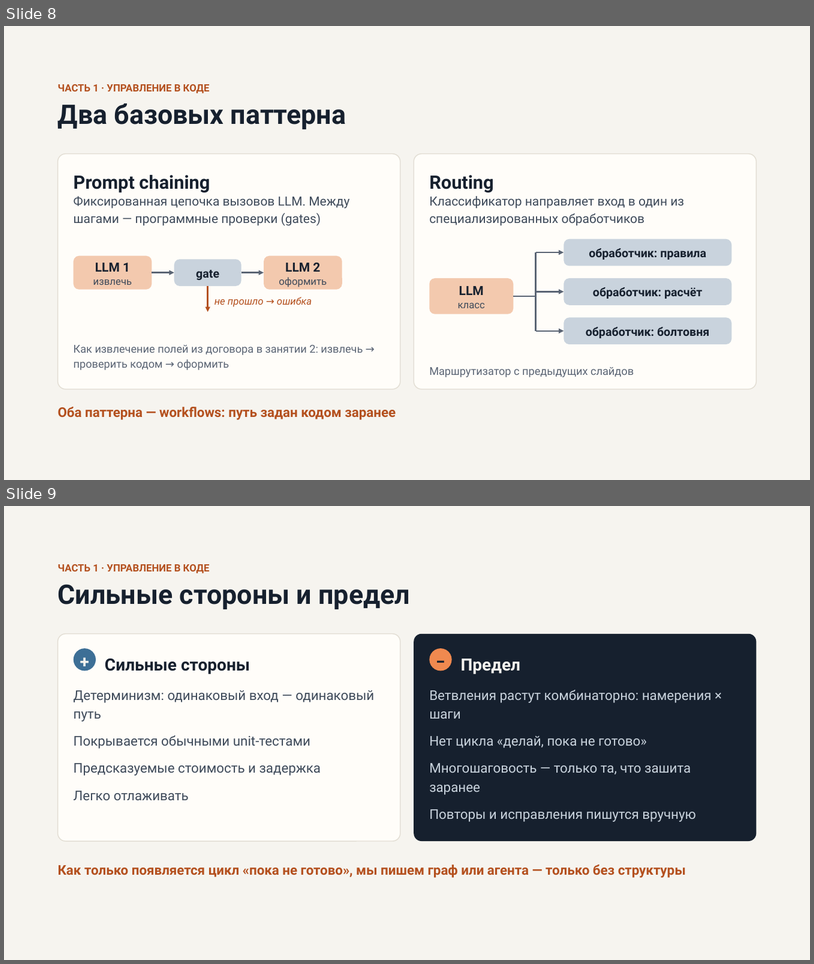
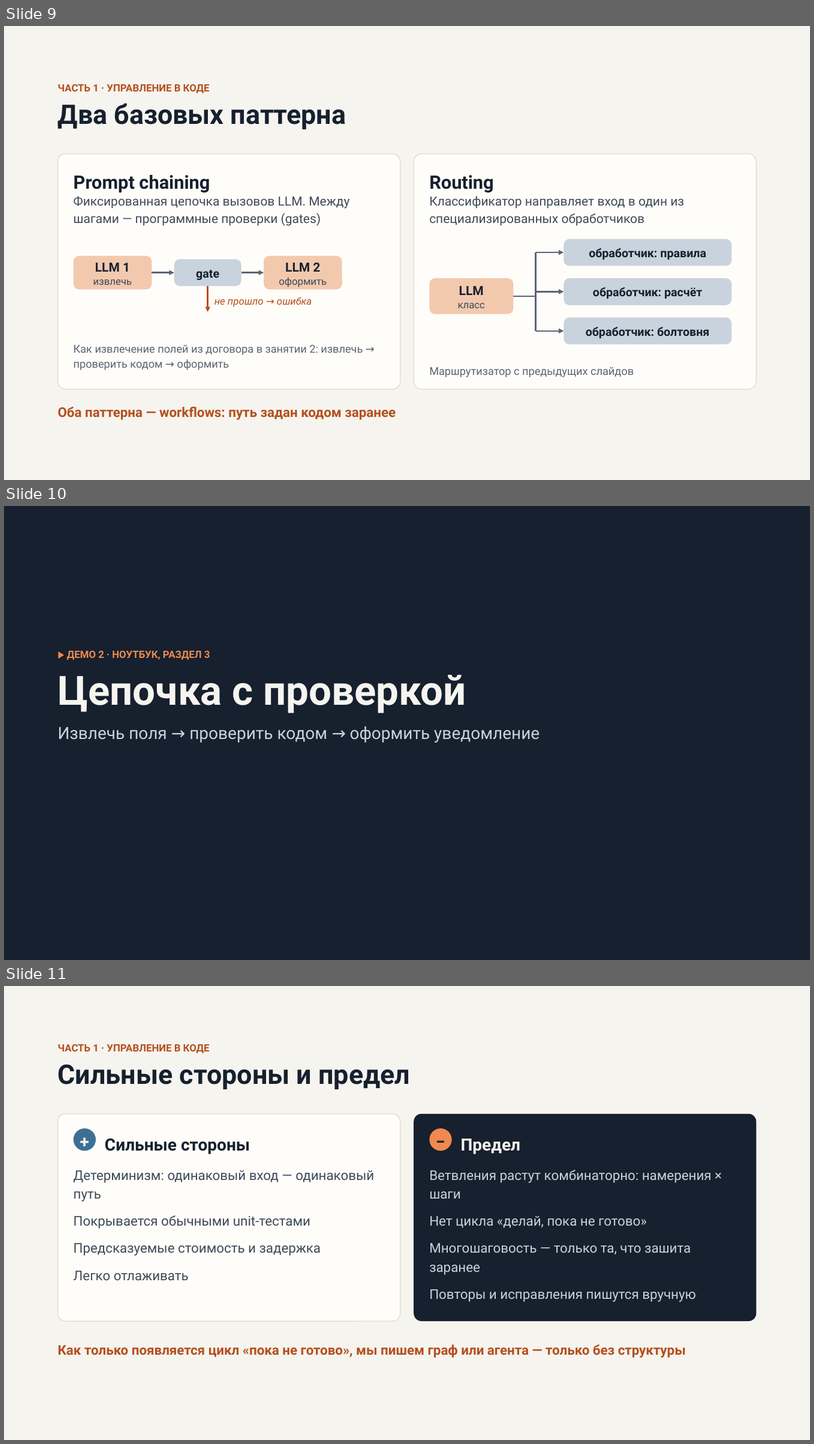
Before and after one commit to chernyatiev/llm_apps_course, a slide deck: lesson_4/Управление потоком исполнения LLM приложения.pptx. Shown one above the other, each under a label of ours: slides 8 and 9 before the commit, slides 9, 10 and 11 after it. The pictures are 814x964 and 814x1444 pixels, drawn with LibreOffice and Linux fonts; fonts in the diff are those of the drawing. Boxes give left, top, right and bottom in pixels: in the first picture for what was removed or moved away, otherwise in the second. Text is boxed around its words. In the diff, an @@ line names an element or a change of style, - is before the commit and + after.

```diff
--- a/lesson_4/Управление потоком исполнения LLM приложения.pptx
+++ b/lesson_4/Управление потоком исполнения LLM приложения.pptx
@@ slide 10 added at (4, 506, 810, 960), background #16202E @@
@@ text added at (67, 651, 210, 660), 12 pt, text #F0894F, bold @@
+▶ ДЕМО 2 · НОУТБУК, РАЗДЕЛ 3
@@ text added at (58, 675, 466, 713), 48 pt, text #F6F4EF, bold @@
+Цепочка с проверкой
@@ text added at (58, 726, 540, 742), 20 pt, text #C9D3DD @@
+Извлечь поля → проверить кодом → оформить уведомление
@@ what was slide 8 is now slide 9 @@
@@ what was slide 9 is now slide 11 @@
```
Also in this commit, not shown: 6 other slides added, 3 other files.
